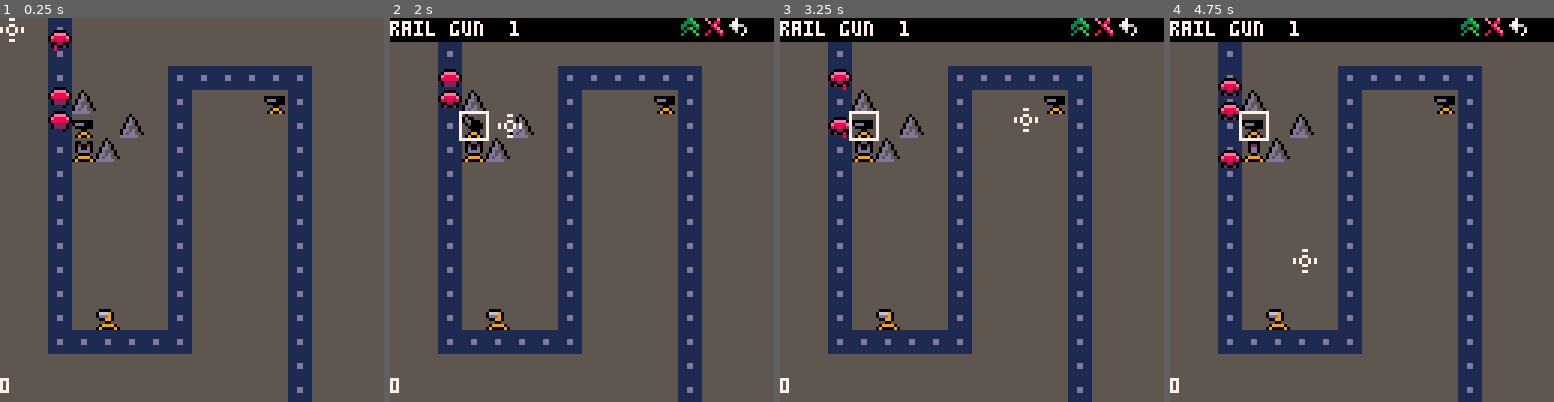
Above: before the commit, frames 1-4 (left to right).
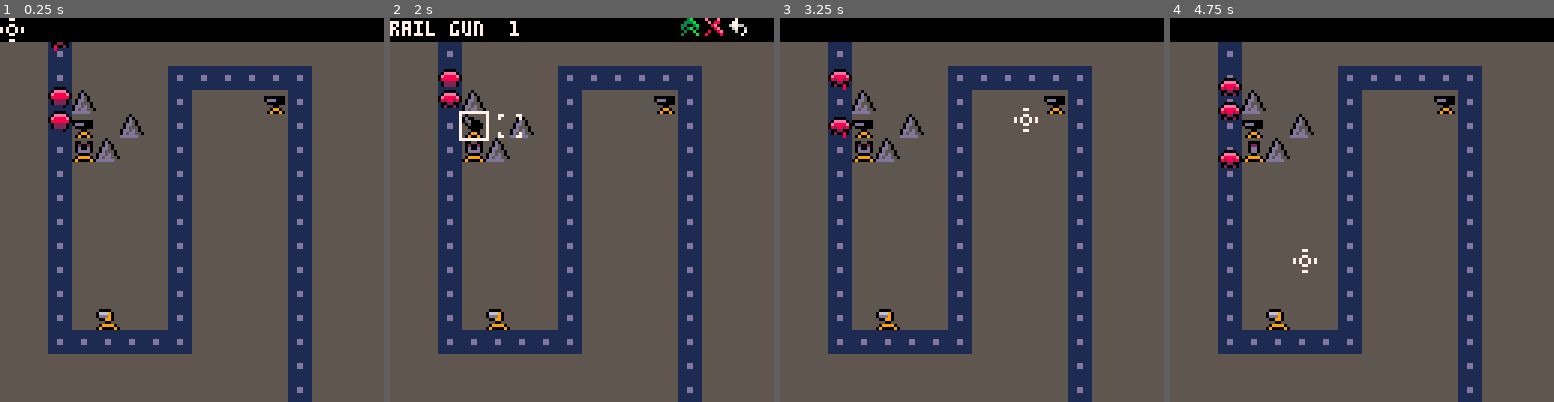
Above: after the commit, the same moments.

Repository: burlapjack/tower
Game: PICO-8 cartridge tower.p8
Same seed, same stepped clock (60 frames per second), same inputs: the game is played once before the commit and once after it.
Inputs (mouse positions are in pixels of both pictures, inside the frame that each line leads up to):
- Up to frame 1 (0.25 s): no input
- Up to frame 2 (2 s): click (670, 121) at 0.67 s; click (436, 267) at 1.22 s; click (497, 114) at 1.77 s
- Up to frame 3 (3.25 s): click (952, 259) at 2.32 s; click (1014, 106) at 2.87 s
- Up to frame 4 (4.75 s): click (1465, 256) at 3.42 s; click (1231, 102) at 3.97 s; click (1292, 248) at 4.52 s

The runs differ from the first frame. In frame 1, 6.2% of the frame differs, in the area x 0-100%, y 0-98%; in frame 2, 0.2%; in frame 3, 1.0%; in frame 4, 1.0%.

Commit message:
split cursor and hud routines into separate functions

Diff:
--- a/tower.p8
+++ b/tower.p8
@@ -7,14 +7,15 @@
 game_cursor = {
 	x = 0,
 	y = 0,
-	mode = 0
+	mode = 0,
+	closest_unit = 0
 }
 
 game_menu_unit = {
-	clicked = 0,
-	btn_upgrade = {96, 0, 0},
-	btn_delete = {104, 0, 0},
-	btn_back = {112, 0, 0},
+	btn_upgrade = {96, 0},
+	btn_delete = {104, 0},
+	btn_back = {112, 0},
+	btn_pressed = 0,
 	btn_tm = 8,
 	btn_tmr = 0
 }
@@ -23,7 +24,6 @@
 
 function game_menu_unit_reset()
 	local gm = game_menu_unit
-	gm.clicked = 0
 	gm.btn_upgrade[3] = 0
 	gm.btn_delete[3] = 0
 	gm.btn_back[3] = 0
@@ -223,7 +223,7 @@
 		local target_dist = 128
 		local e
 
-		--selection toggle
+		--selection toggle (probably redundant)
 		if t.selected == true and game_unit_selected != i then
 			t.selected = false
 		end
@@ -355,30 +355,26 @@
 
 function sys_animate_hud()
 	local gm = game_menu_unit
-	if gm.btn_upgrade[3] == 1 then
+	if gm.btn_pressed  == 1 then
 		if gm.btn_tmr == gm.btn_tm then
-			gm.btn_upgrade[2] += 1
 		elseif gm.btn_tmr == 0 then
-			gm.btn_upgrade[2] -= 1
-			gm.btn_upgrade[3] = 0
+			gm.btn_pressed = 0
 			sfx(2)
 		end
 	end
-	if gm.btn_delete[3] == 1 then
+	if gm.btn_pressed == 2 then
 		if gm.btn_tmr == gm.btn_tm then
 			gm.btn_delete[2] += 1
 		elseif gm.btn_tmr == 0 then
-			gm.btn_delete[2] -= 1
-			gm.btn_delete[3] = 0
+			gm.btn_pressed = 0
 			sfx(3)
 		end
 	end
-	if gm.btn_back[3] == 1 then
+	if gm.btn_pressed == 3 then
 		if gm.btn_tmr == gm.btn_tm then
 			gm.btn_back[2] += 1
 		elseif gm.btn_tmr == 0 then
-			gm.btn_back[2] -= 1
-			gm.btn_back[3] = 0
+			gm.btn_pressed = 0
 			sfx(2)
 		end
 	end
@@ -521,14 +516,18 @@
 function sys_draw_hud()
 	--unit select menu options
 	local gm = game_menu_unit
-	if gm.clicked == 1 then
-		rectfill(0, 0, 128, 7, 0)
+	local n = 0
+	rectfill(0, 0, 128, 7, 0)
+	if game_unit_selected != 0 then
 		print(ent_tower[game_unit_selected].name, 0, 1, 7)
 		print(ent_tower[game_unit_selected].lvl, 40, 1, 7)
 		--	print("🅾️options ❎exit", 56, 0, 7)
-		spr(37, gm.btn_upgrade[1], gm.btn_upgrade[2])
-		spr(38, gm.btn_delete[1], gm.btn_delete[2])
-		spr(39, gm.btn_back[1], gm.btn_back[2])
+		if gm.btn_pressed == 1 then n = 1 else n = 0 end
+		spr(37, gm.btn_upgrade[1], gm.btn_upgrade[2] + n)
+		if gm.btn_pressed == 2 then n = 1 else n = 0 end
+		spr(38, gm.btn_delete[1], gm.btn_delete[2] + n)
+		if gm.btn_pressed == 3 then n = 1 else n = 0 end
+		spr(39, gm.btn_back[1], gm.btn_back[2] + n)
 	end
 end
 
@@ -569,64 +568,57 @@
 	end
 end
 
-function sys_get_input()
+function sys_get_cursor()
 	--mouse coords
 	game_cursor.x = stat(32)
 	game_cursor.y = stat(33)
 
-	-- gameplay
-	if game_level > 0 then
-		local cx = game_cursor.x
-		local cy = game_cursor.y
-		local closest_dist = 5
-		local closest_unit = 0
-		local this_dist = 0
-		local t
-		for i = 1, #ent_tower do
-			t = ent_tower[i]
-			--selecting nearby units
-			if abs(t.x - cx < 4) and abs(t.y - cy < 4) then
-				this_dist = distance_get(t.x, t.y, cx, cy)
-				if this_dist < closest_dist then
-					closest_dist = this_dist
-					closest_unit = i
-				end
-			end
-		end
-		-- units found near cursor
-		if closest_unit != 0 then
-			game_cursor.mode = 1
-			--selecting a unit
-			if stat(34) == 1 then
-				ent_tower[closest_unit].selected = true
-				game_unit_selected = closest_unit
-				--clicking from unit to unit resets unit menu
-				if game_menu_unit.clicked == 1 then
-					game_menu_unit_reset()
-				end
-				game_menu_unit.clicked = 1
-		elseif closest_unit == 0 then
-			end
-			game_cursor.mode = 0
-		end
-		if game_unit_selected != 0 then
-			local gm = game_menu_unit
-			if stat(34) == 1 and gm.btn_tmr == 0 then
-				if cursor_is_hovering(gm.btn_upgrade, 8, 8) and gm.btn_upgrade[3] == 0 then
-					gm.btn_upgrade[3] = 1
-					gm.btn_tmr = gm.btn_tm
-				elseif cursor_is_hovering(gm.btn_delete, 8, 8) and gm.btn_delete[3] == 0 then
-					gm.btn_delete[3] = 1
-					gm.btn_tmr = gm.btn_tm
-				elseif cursor_is_hovering(gm.btn_back, 8, 8) and gm.btn_back[3] == 0 then
-					gm.btn_back[3] = 1
-					gm.btn_tmr = gm.btn_tm
-				elseif closest_unit == 0 then
-					--clicking outside of the selected unit deselects it
-			--		ent_tower[game_unit_selected].selected = false
-			--		game_unit_selected = 0
-			--		game_menu_unit_reset()
-				end
+	local gc = game_cursor
+	local closest_dist = 5
+	local this_dist = 0
+	local t
+	gc.closest_unit = 0
+	for i = 1, #ent_tower do
+		t = ent_tower[i]
+		--find the nearest unit
+		if abs(t.x - gc.x < 4) and abs(t.y - gc.y < 4) then
+			this_dist = distance_get(t.x, t.y, gc.x, gc.y)
+			if this_dist < closest_dist then
+				closest_dist = this_dist
+				gc.closest_unit = i
+			end
+		end
+	end
+	-- units found near cursor
+	if gc.closest_unit != 0 then
+		gc.mode = 1
+		if stat(34) == 1 then
+			ent_tower[game_cursor.closest_unit].selected = true
+			game_unit_selected = game_cursor.closest_unit
+		end
+	elseif gc.closest_unit == 0 then
+		gc.mode = 0
+		if stat(34) == 1 then
+			--clicking outside of the selected unit deselects it
+			game_unit_selected = 0
+			--game_menu_unit_reset()
+		end
+	end
+end
+
+function sys_get_hud()
+	local gm = game_menu_unit
+	if game_unit_selected != 0 then
+		if stat(34) == 1 and gm.btn_pressed == 0 then
+			if cursor_is_hovering(gm.btn_upgrade, 8, 8) and gm.btn_upgrade[3] == 0 then
+				gm.btn_pressed = 1
+				gm.btn_tmr = gm.btn_tm
+			elseif cursor_is_hovering(gm.btn_delete, 8, 8) and gm.btn_delete[3] == 0 then
+				gm.btn_pressed = 2
+				gm.btn_tmr = gm.btn_tm
+			elseif cursor_is_hovering(gm.btn_back, 8, 8) and gm.btn_back[3] == 0 then
+				gm.btn_pressed = 3
+				gm.btn_tmr = gm.btn_tm
 			end
 		end
 	end
@@ -666,7 +658,8 @@
 end
 
 function _update()
-	sys_get_input()
+	sys_get_cursor()
+	sys_get_hud()
 	sys_ai_towers()
 	sys_ai_enemies()
 	sys_ai_explosions()
@@ -690,7 +683,6 @@
 	sys_draw_explosions()
 	sys_draw_hud()
 	sys_draw_cursor()
-	print(game_menu_unit.btn_tmr, 0, 120, 7)
 end
 __gfx__
 00000000fffffffffffffffffffffffffffff00ffff00fffffffffffffffffffffffffffffffffffffffffffffffffff00000000000000000000000000000000
